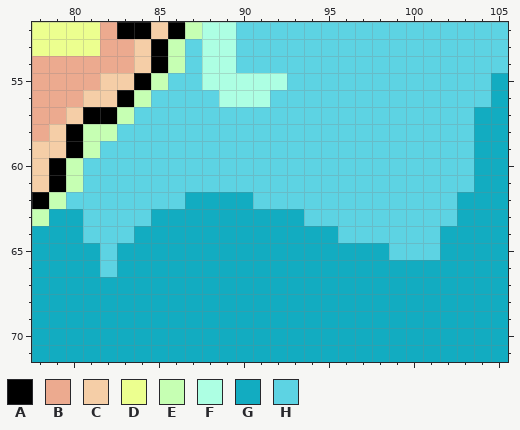
Edited in one commit: pixel-art file (packages/client/src/assets/icons{m}/card-cure-wounds.aseprite). The picture above is the old version.
106x85 pixels, 1 frame. Shown: x 78..105, y 52..71. The commit also changed other parts of the picture, which this record leaves out.
Visible layers, top first: "Layer 2" lighten, "character", "Layer 1".
Palette (. is transparent): A #000000  B #ecaa8f  C #f5cea7  D #ecff8f  E #c6ffb3  F #adffe3  G #12acc1  H #5dd3e3
Pixels before, first column x 78:
52 DDDDBAACAEFFHHHHHHHHHHHHHHHH
53 DDDDBBCAEHFFHHHHHHHHHHHHHHHH
54 BBBBBBCAEHFFHHHHHHHHHHHHHHHH
55 BBBBCCAEHHFFFFFHHHHHHHHHHHHG
56 BBBCCAEHHHHFFFHHHHHHHHHHHHHG
57 BBCAAEHHHHHHHHHHHHHHHHHHHHGG
58 BCAEEHHHHHHHHHHHHHHHHHHHHHGG
59 CCAEHHHHHHHHHHHHHHHHHHHHHHGG
60 CAEHHHHHHHHHHHHHHHHHHHHHHHGG
61 CAEHHHHHHHHHHHHHHHHHHHHHHHGG
62 AEHHHHHHHGGGGHHHHHHHHHHHHGGG
63 EGGHHHHGGGGGGGGGHHHHHHHHHGGG
64 GGGHHHGGGGGGGGGGGGHHHHHHGGGG
65 GGGGHGGGGGGGGGGGGGGGGHHHGGGG
66 GGGGHGGGGGGGGGGGGGGGGGGGGGGG
67 GGGGGGGGGGGGGGGGGGGGGGGGGGGG
68 GGGGGGGGGGGGGGGGGGGGGGGGGGGG
69 GGGGGGGGGGGGGGGGGGGGGGGGGGGG
70 GGGGGGGGGGGGGGGGGGGGGGGGGGGG
71 GGGGGGGGGGGGGGGGGGGGGGGGGGGG
After the commit:
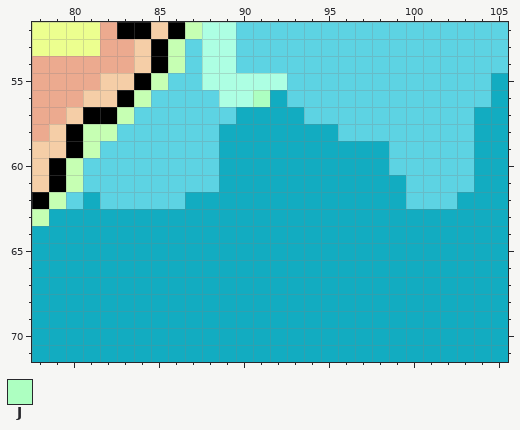
Colours new in this view: J #adffc1
Change:
{"where": "layer \"Layer 1\""}
{"y":56,"x":91,"old":"FH","new":"JG"}
{"y":57,"x":90,"old":"HHHH","new":"GGGG"}
{"y":58,"x":89,"old":"HHHHHHH","new":"GGGGGGG"}
{"y":59,"x":89,"old":"HHHHHHHHHH","new":"GGGGGGGGGG"}
{"y":60,"x":89,"old":"HHHHHHHHHH","new":"GGGGGGGGGG"}
{"y":61,"x":89,"old":"HHHHHHHHHHH","new":"GGGGGGGGGGG"}
{"y":62,"x":81,"old":"H","new":"G"}
{"y":62,"x":91,"old":"HHHHHHHHH","new":"GGGGGGGGG"}
{"y":63,"x":81,"old":"HHHH","new":"GGGG"}
{"y":63,"x":94,"old":"HHHHHHHHH","new":"GGGGGGGGG"}
{"y":64,"x":81,"old":"HHH","new":"GGG"}
{"y":64,"x":96,"old":"HHHHHH","new":"GGGGGG"}
{"y":65,"x":82,"old":"H","new":"G"}
{"y":65,"x":99,"old":"HHH","new":"GGG"}
{"y":66,"x":82,"old":"H","new":"G"}
{"label":"changed","picture_box":[83,90,457,277]}
